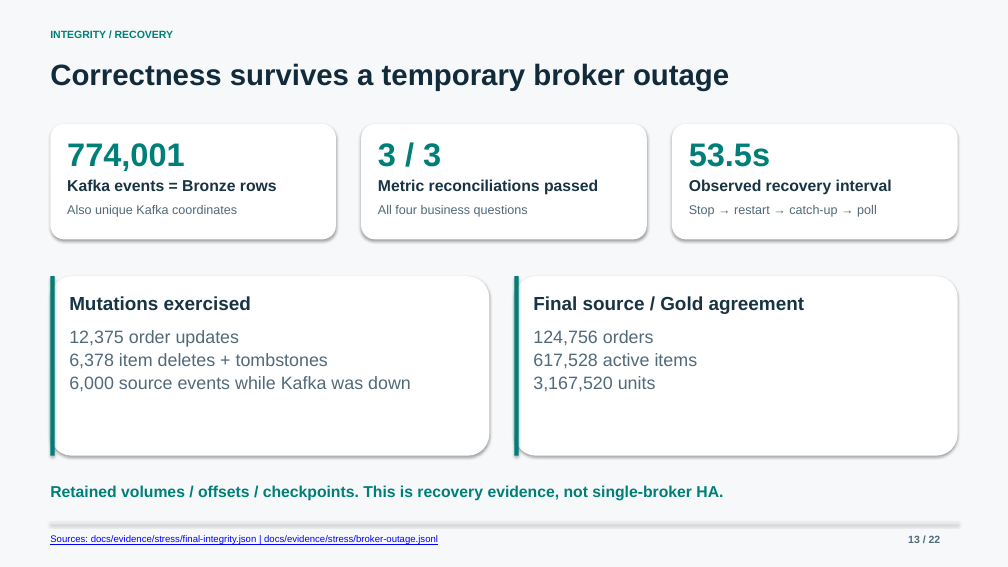
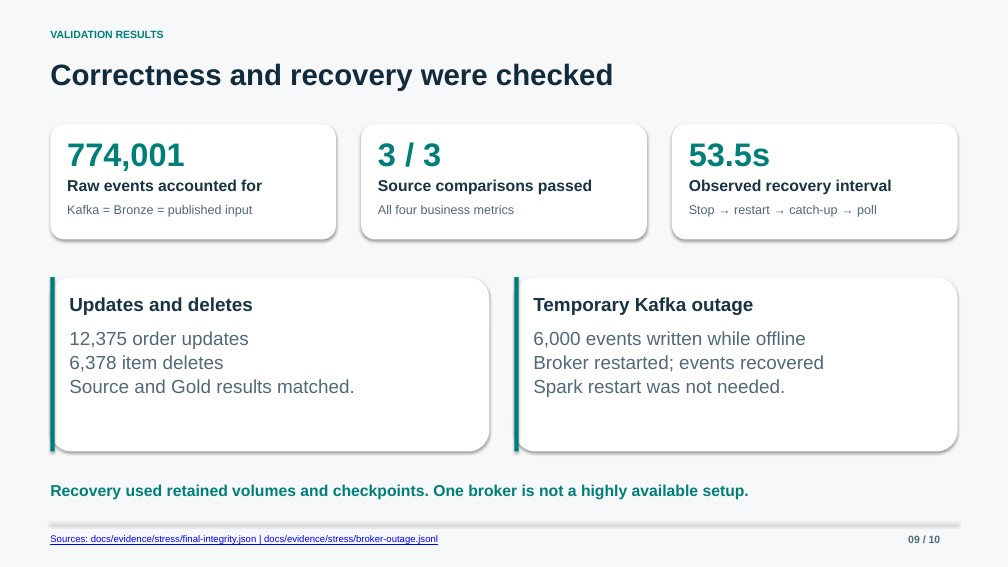
Before and after one commit to fabdutra/deel-data-engineering-task, a slide deck: slide 9 of docs/presentation/acme-delivery-assessment.pptx (slide 13 before the commit). Drawn at 1008x567 pixels with LibreOffice and Linux fonts; fonts in the diff are those of the drawing. Boxes give left, top, right and bottom in pixels: in the first picture for what was removed or moved away, otherwise in the second. Text is boxed around its words. In the diff, an @@ line names an element or a change of style, - is before the commit and + after.

```diff
--- a/docs/presentation/acme-delivery-assessment.pptx
+++ b/docs/presentation/acme-delivery-assessment.pptx
@@ text at <box>50,30,164,38</box>: text changed @@
-INTEGRITY / RECOVERY
+VALIDATION RESULTS
@@ text at <box>50,63,614,90</box>: text changed @@
-Correctness survives a temporary broker outage
+Correctness and recovery were checked
@@ text at <box>67,179,262,191</box>: text changed @@
-Kafka events = Bronze rows
+Raw events accounted for
@@ text at <box>378,179,592,195</box>: text changed @@
-Metric reconciliations passed
+Source comparisons passed
@@ text at <box>67,205,252,217</box>: text changed @@
-Also unique Kafka coordinates
+Kafka = Bronze = published input
@@ text at <box>378,205,515,214</box>: text changed @@
-All four business questions
+All four business metrics
@@ rounded rectangle: place and size @@
-rounded rectangle at <box>51,276,490,456</box>
+rounded rectangle at <box>51,278,490,452</box>
@@ rectangle: place and size @@
-rectangle at <box>51,276,55,456</box>
+rectangle at <box>51,278,55,452</box>
@@ text at <box>69,297,253,315</box>: text changed @@
-Mutations exercised
+Updates and deletes
@@ rounded rectangle: place and size @@
-rounded rectangle at <box>515,276,958,456</box>
+rounded rectangle at <box>515,278,958,452</box>
@@ rectangle: place and size @@
-rectangle at <box>515,276,520,456</box>
+rectangle at <box>515,278,520,452</box>
@@ text at <box>533,297,754,315</box>: text changed @@
-Final source / Gold agreement
+Temporary Kafka outage
@@ text "12,375 order updates" at <box>69,331,249,349</box>: size 17 to 18 pt @@
@@ text at <box>69,355,224,372</box>: text changed; size 17 to 18 pt @@
-6,378 item deletes + tombstones
+6,378 item deletes
@@ text at <box>533,331,806,348</box>: text changed; size 17 to 18 pt @@
-124,756 orders
+6,000 events written while offline
@@ text at <box>533,355,824,372</box>: text changed; size 17 to 18 pt @@
-617,528 active items
+Broker restarted; events recovered
@@ text at <box>69,379,355,393</box>: text changed; size 17 to 18 pt @@
-6,000 source events while Kafka was down
+Source and Gold results matched.
@@ text at <box>533,379,785,397</box>: text changed; size 17 to 18 pt @@
-3,167,520 units
+Spark restart was not needed.
@@ text at <box>50,484,749,500</box>: text changed @@
-Retained volumes / offsets / checkpoints. This is recovery evidence, not single-broker HA.
+Recovery used retained volumes and checkpoints. One broker is not a highly available setup.
@@ text at <box>908,536,941,543</box>: text changed @@
-13 / 22
+09 / 10
```
Also in this commit, not shown: 4 other slides changed, 5 slides added, 17 slides removed, 10 other files.
